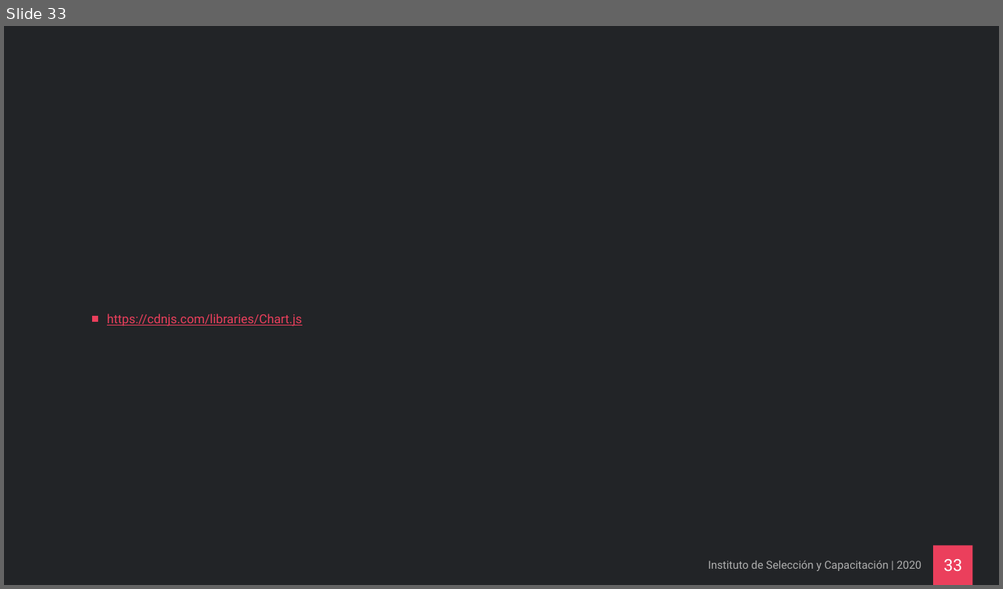
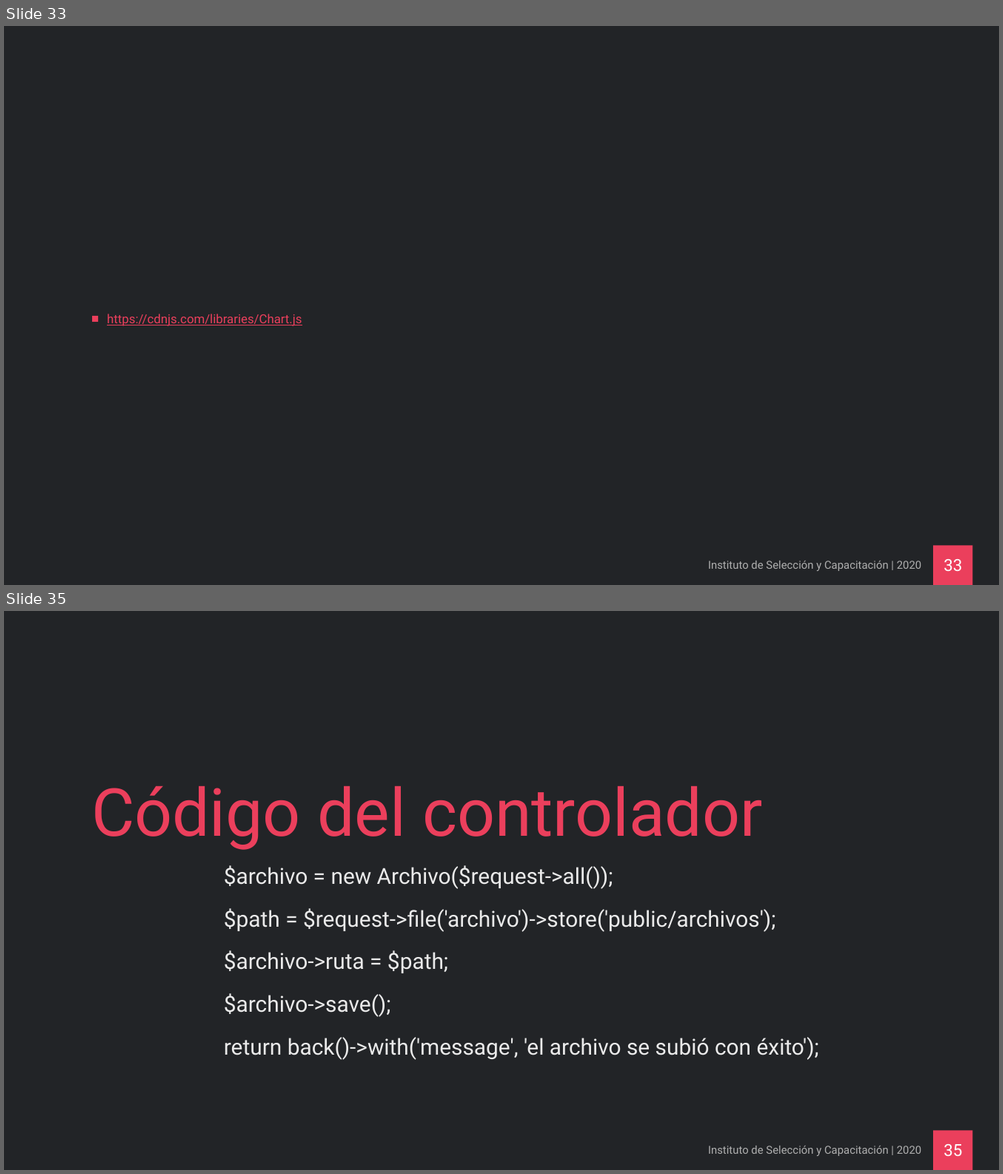
Before and after one commit to ricardo77a/curso-laravel-intermedio-dev, a slide deck: Curso Laravel Intermedio.pptx. Shown one above the other, each under a label of ours: slide 33 before the commit, slides 33 and 35 after it; the slides between them are not shown. The pictures are 1003x589 and 1003x1174 pixels, drawn with LibreOffice and Linux fonts; fonts in the diff are those of the drawing; background and template pictures are left out. Boxes give left, top, right and bottom in pixels: in the first picture for what was removed or moved away, otherwise in the second. Text is boxed around its words. In the diff, an @@ line names an element or a change of style, - is before the commit and + after.

```diff
--- a/Curso Laravel Intermedio.pptx
+++ b/Curso Laravel Intermedio.pptx
@@ slide 35 added at (x1=4, y1=611, x2=999, y2=1170), background #222427; not listed: 1 template element that a slide beside it also shows @@
@@ title added at (x1=91, y1=786, x2=762, y2=850), 96 pt, text #EB3F5C @@
+Código del controlador
@@ text added at (x1=224, y1=866, x2=819, y2=1060), 32 pt, text #EAEAEA @@
+$archivo = new Archivo($request->all());
+$path = $request->file('archivo')->store('public/archivos');
+$archivo->ruta = $path;
+$archivo->save();
+return back()->with('message', 'el archivo se subió con éxito');
@@ text added at (x1=708, y1=1146, x2=921, y2=1156), 16 pt, text #B0B0B0 @@
+Instituto de Selección y Capacitación | 2020
@@ page number added at (x1=943, y1=1145, x2=962, y2=1156), 24 pt, text #FFFFFF @@
+35
```
Also in this commit, not shown: 8 other slides added.
